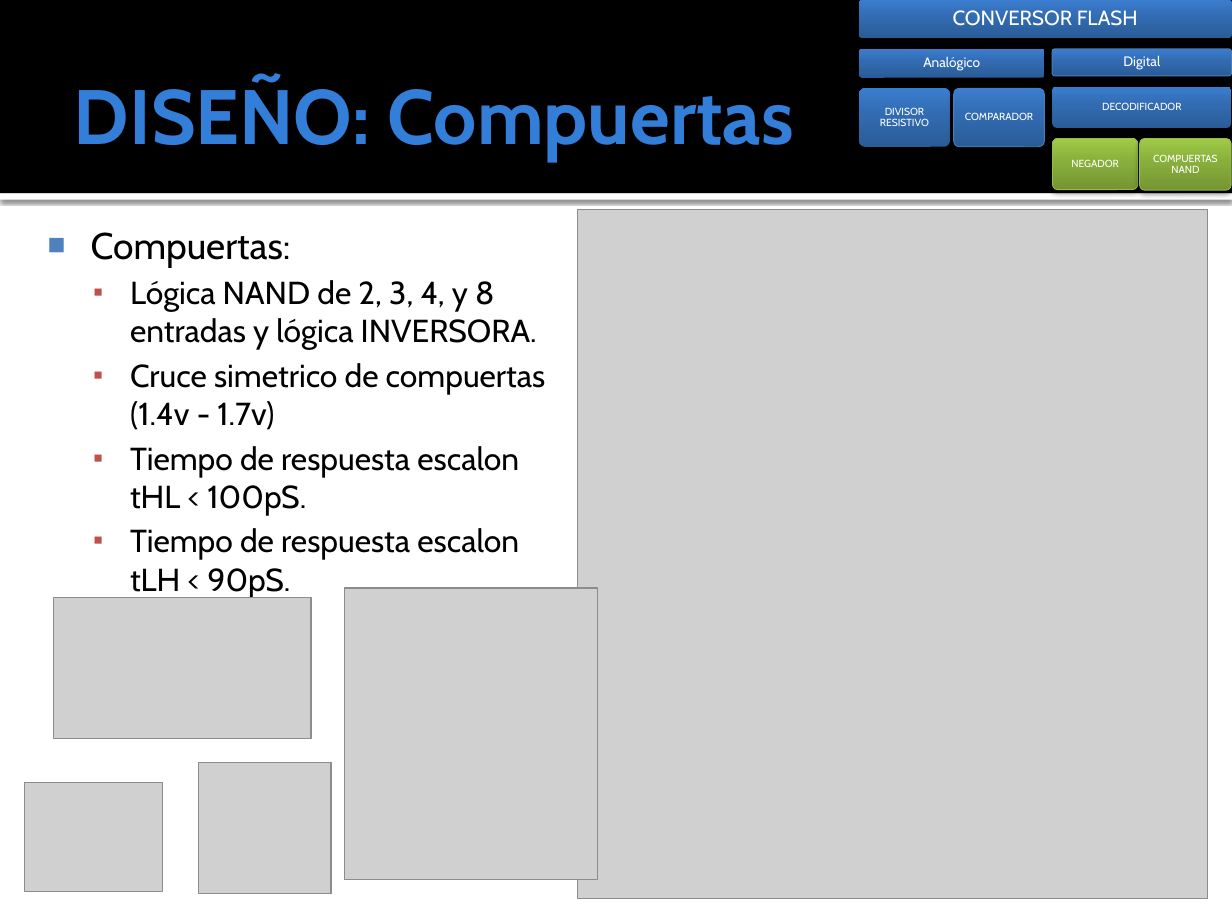
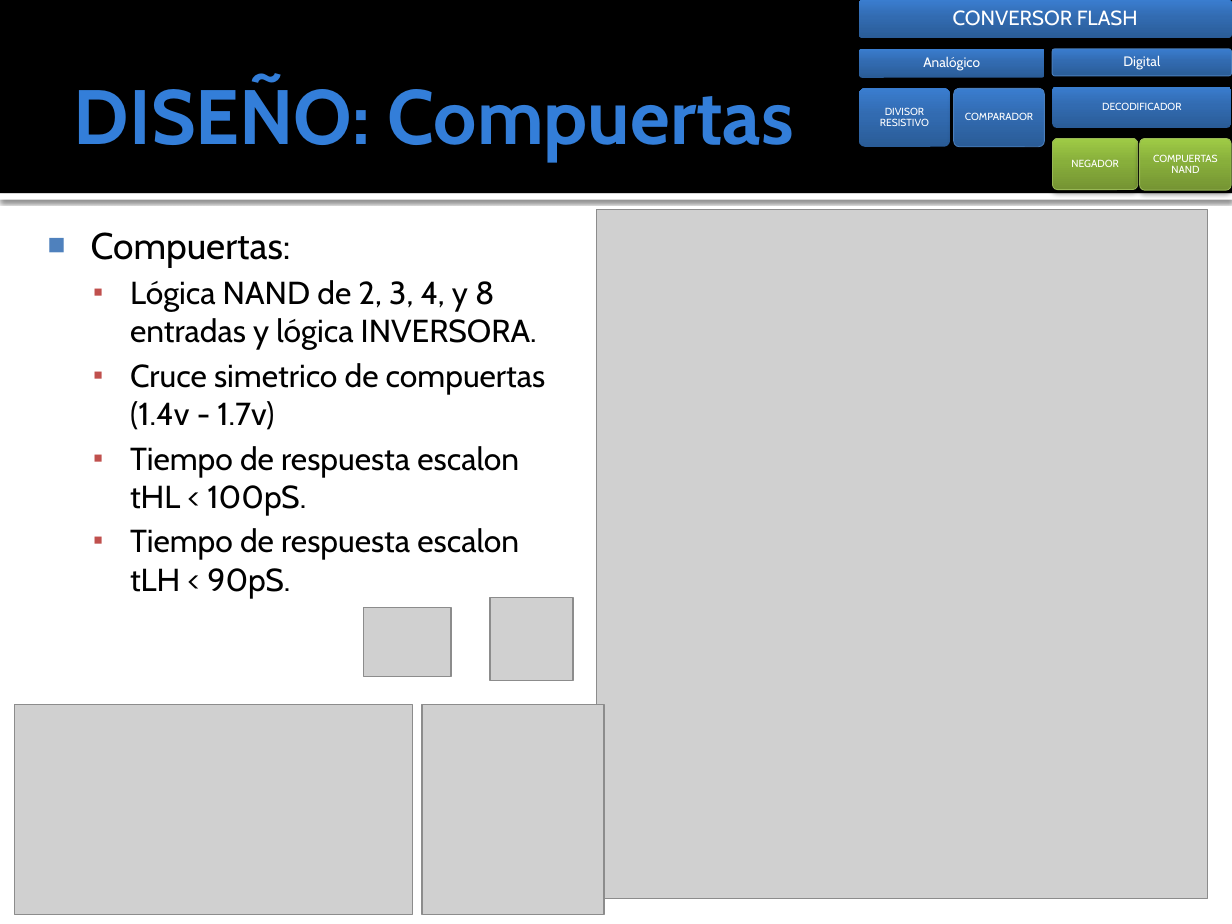
Before and after one commit to ginotkj/fiocs, a slide deck: slide 11 of Documentation/Documentacion/PRESENTACION_FABRI.pptx. Drawn at 1232x924 pixels with LibreOffice and Linux fonts; fonts in the diff are those of the drawing; grey boxes stand for pictures; background and template pictures are left out. Boxes give left, top, right and bottom in pixels: in the first picture for what was removed or moved away, otherwise in the second. Text is boxed around its words. In the diff, an @@ line names an element or a change of style, - is before the commit and + after.

```diff
--- a/Documentation/Documentacion/PRESENTACION_FABRI.pptx
+++ b/Documentation/Documentacion/PRESENTACION_FABRI.pptx
@@ picture: place and size @@
-picture at (578, 209, 1209, 898)
+picture at (596, 209, 1207, 898)
@@ picture removed at (54, 598, 311, 739) @@
@@ picture: place and size @@
-picture at (198, 763, 330, 893)
+picture at (490, 598, 574, 680)
@@ picture: place and size @@
-picture at (25, 782, 163, 892)
+picture at (363, 607, 451, 676)
@@ picture added at (15, 705, 413, 914) @@
@@ picture: place and size @@
-picture at (345, 588, 599, 880)
+picture at (423, 705, 605, 914)
```
Also in this commit, not shown: 2 other slides changed, 1 other file.
